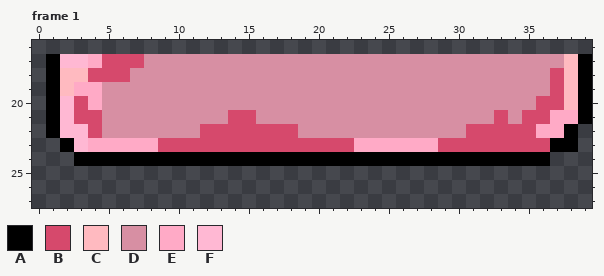
Two states of a pixel-art file, Assets/Espelho/fdr_sprites/spr_cloud03_bottom.aseprite. Above: the version before the commit.
40x32 pixels, 7 frames. Shown: frame 1: x 0..39, y 16..27.
Palette (. is transparent): A #000000  B #d6496c  C #ffbac0  D #d78fa3  E #ffaac6  F #ffb8d3
And afterwards:
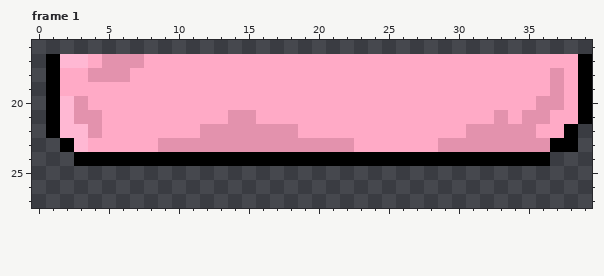
From old to new:
colour B: #d6496c -> #e392ad
Frame 1:
y 17: x 8..38 DDDDDDDDDDDDDDDDDDDDDDDDDDDDDDC -> EEEEEEEEEEEEEEEEEEEEEEEEEEEEEEE
y 18: x 2..3 CC -> EE; x 7..36 DDDDDDDDDDDDDDDDDDDDDDDDDDDDDD -> EEEEEEEEEEEEEEEEEEEEEEEEEEEEEE; x 38 C -> E
y 19: x 2 C -> E; x 5..36 DDDDDDDDDDDDDDDDDDDDDDDDDDDDDDDD -> EEEEEEEEEEEEEEEEEEEEEEEEEEEEEEEE; x 38 C -> E
y 20: x 5..35 DDDDDDDDDDDDDDDDDDDDDDDDDDDDDDD -> EEEEEEEEEEEEEEEEEEEEEEEEEEEEEEE; x 38 C -> E
y 21: x 5..13 DDDDDDDDD -> EEEEEEEEE; x 16..32 DDDDDDDDDDDDDDDDD -> EEEEEEEEEEEEEEEEE; x 34 D -> E
y 22: x 5..11 DDDDDDD -> EEEEEEE; x 19..30 DDDDDDDDDDDD -> EEEEEEEEEEEE
